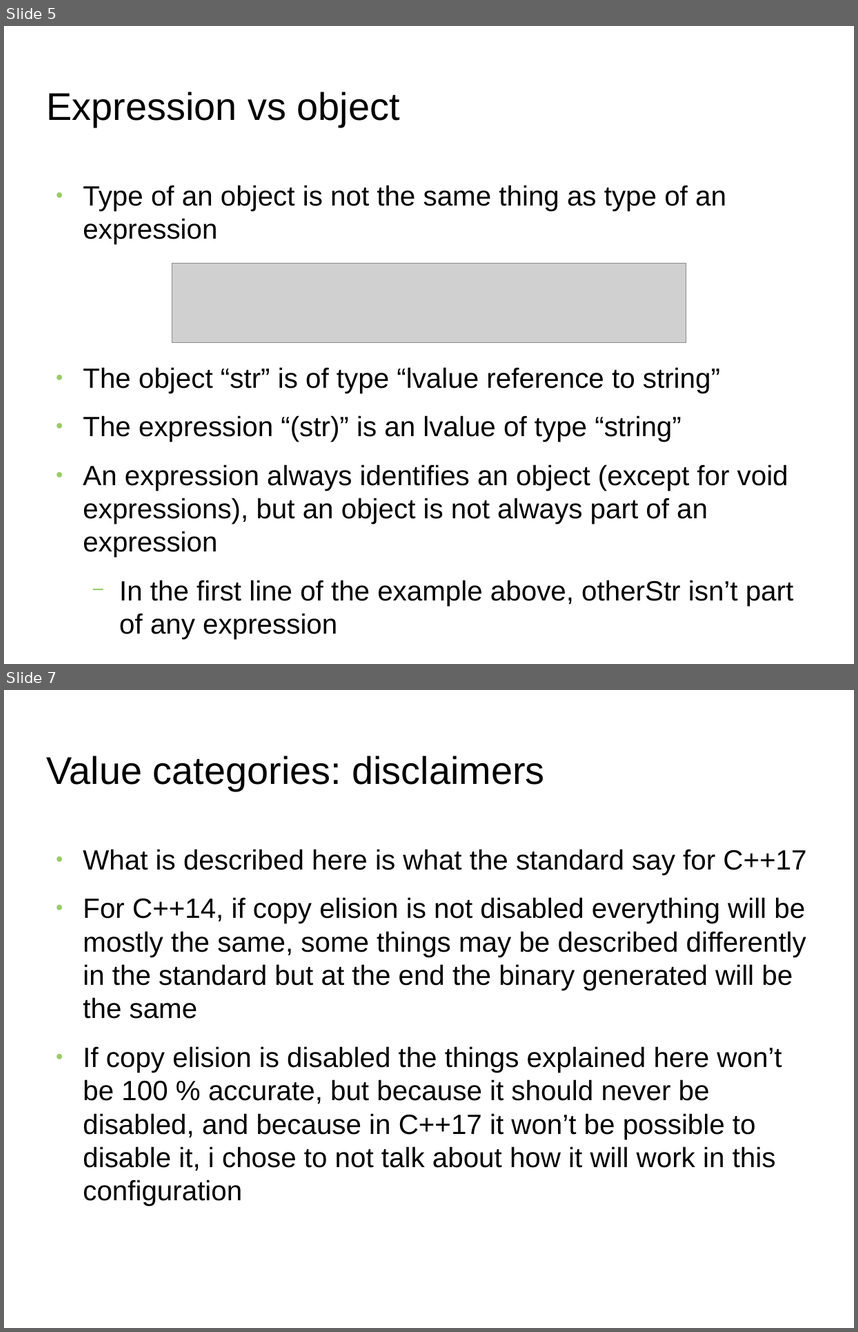
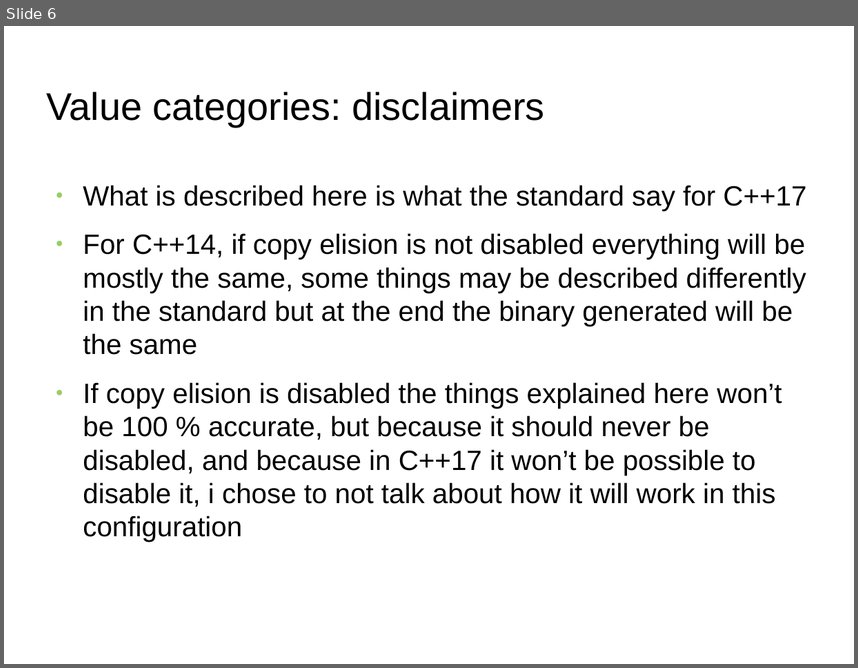
Before and after one commit to FranckRJ/CPP-trainings, a slide deck: traning-move.pt1.odp. Shown one above the other, each under a label of ours: slides 5 and 7 before the commit, slide 6 after it; the slides between them are not shown. The pictures are 858x1332 and 858x668 pixels, drawn with LibreOffice and Linux fonts; fonts in the diff are those of the drawing; grey boxes stand for pictures; background and template pictures are left out. Boxes give left, top, right and bottom in pixels: in the first picture for what was removed or moved away, otherwise in the second. Text is boxed around its words. In the diff, an @@ line names an element or a change of style, - is before the commit and + after.

```diff
--- a/traning-move.pt1.odp
+++ b/traning-move.pt1.odp
@@ slide 5 removed at [4,26,854,664], background picture (left out) @@
@@ title removed at [47,92,400,127] @@
-Expression vs object
@@ text removed at [83,185,726,244] @@
-● Type of an object is not the same thing as type of an expression
@@ picture removed at [172,263,686,342] @@
@@ text removed at [83,367,793,639] @@
-● The object “str” is of type “lvalue reference to string”
-● The expression “(str)” is an lvalue of type “string”
-● An expression always identifies an object (except for void expressions), but an object is not always part of an expression
-  − In the first line of the example above, otherStr isn’t part of any expression
@@ what was slide 7 is now slide 6 @@
```
Also in this commit, not shown: 8 slides changed, 1 slide added, 1 other slide removed, 2 other files.
